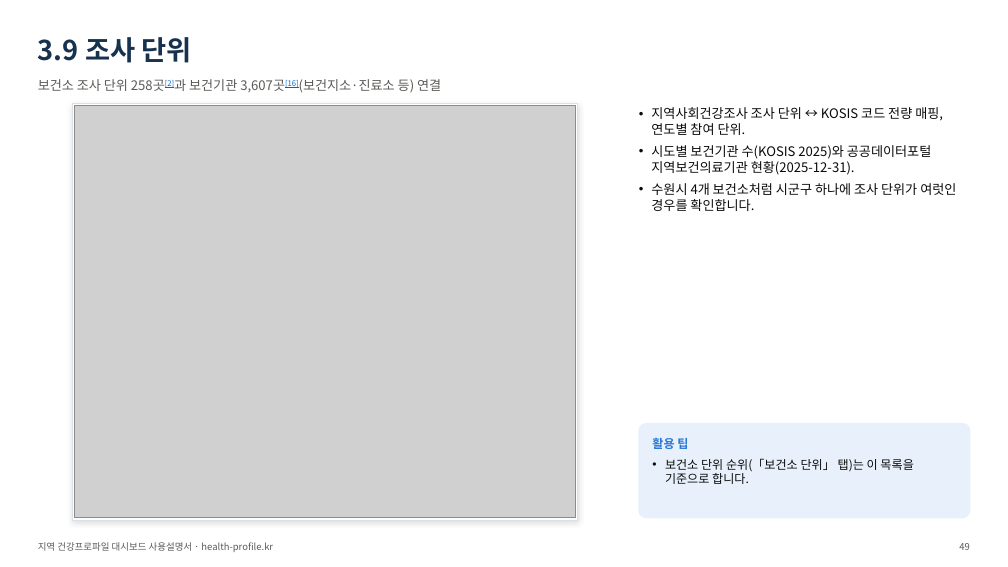
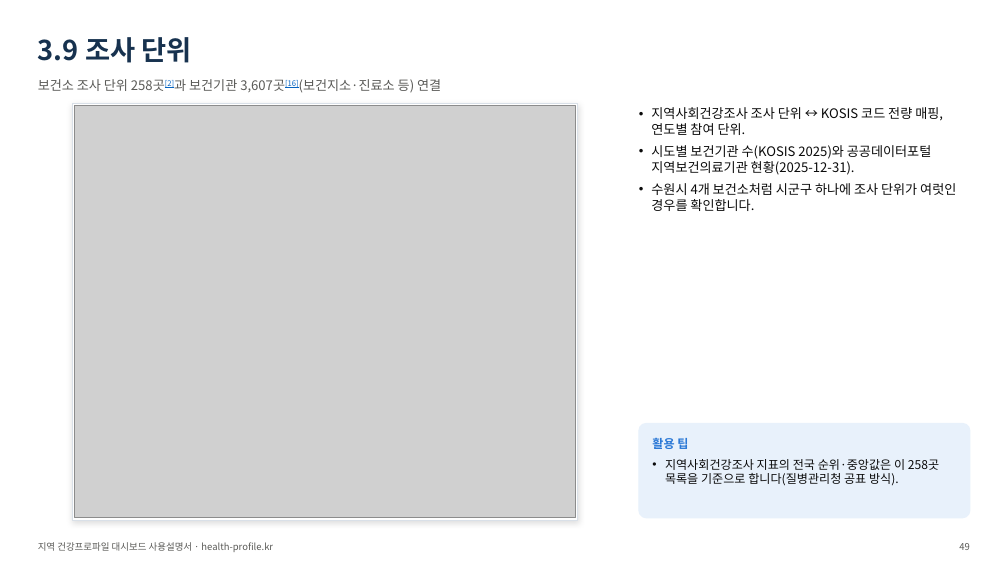
Before and after one commit to soonryu74/soonryu74.github.io, a slide deck: slide 49 of health-dashboard/docs/지역건강프로파일_대시보드_사용설명서_v1.pptx. Drawn at 1008x567 pixels with LibreOffice and Linux fonts; fonts in the diff are those of the drawing; grey boxes stand for pictures. Boxes give left, top, right and bottom in pixels: in the first picture for what was removed or moved away, otherwise in the second. Text is boxed around its words. In the diff, an @@ line names an element or a change of style, - is before the commit and + after.

```diff
--- a/health-dashboard/docs/지역건강프로파일_대시보드_사용설명서_v1.pptx
+++ b/health-dashboard/docs/지역건강프로파일_대시보드_사용설명서_v1.pptx
@@ text at (x1=665, y1=459, x2=939, y2=486): text changed @@
-• 보건소 단위 순위(「보건소 단위」 탭)는 이 목록을 기준으로 합니다.
+• 지역사회건강조사 지표의 전국 순위·중앙값은 이 258곳 목록을 기준으로 합니다(질병관리청 공표 방식).
```
Also in this commit, not shown: 8 other slides changed, 54 other files.
